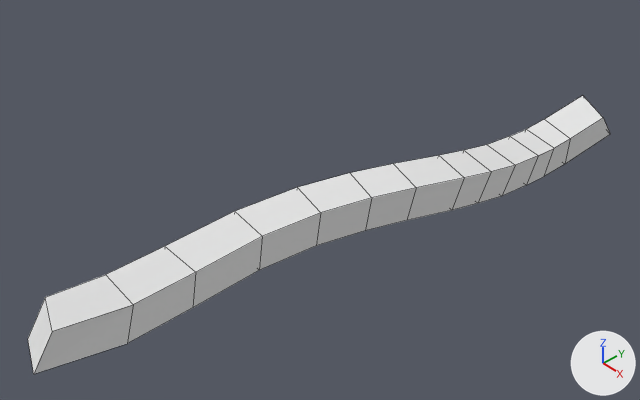
Before and after pictures for a commit that changed the Blender file xraygen/bullet/testcurve.blend.
Rendered twice from a 50 mm camera at (12.33, -12.87, 10.52) aimed at (-0.41, -0.93, -1.25). Arrows for +X, +Y and +Z are at lower right; the lights stay in place. Mesh edges are drawn as thin lines.
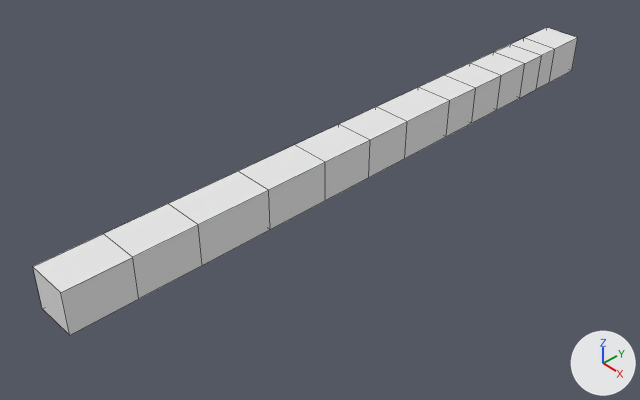
ob_curve is not drawn itself; it is used by a modifier of ob_cube.

Edits to the bpy script that builds the scene:
```text
Remove ob_curve:
    ob_curve = bpy.data.objects.new('curve', cu_curve)
    ob_curve.location = (1.02, -8.0, -0.306)
Change ob_cube:
    remove _m = ob_cube.modifiers.new('Curve', 'CURVE')
    remove _m.object = ob_curve
    remove _m.deform_axis = 'POS_Y'
    remove _m = ob_cube.modifiers.new('Curve.001', 'CURVE')
    remove _m = ob_cube.modifiers.new('Curve.002', 'CURVE')
    remove _m = ob_cube.modifiers.new('Curve.003', 'CURVE')
    remove _m = ob_cube.modifiers.new('Curve.004', 'CURVE')
```

Pixel boxes [x1, y1, x2, y2] of what changed, in the pictures (640 x 400 px):
'Cube', reshaped, modifiers changed (6% narrower, 10% taller): before [28, 95, 610, 374]; after [33, 27, 578, 335]
